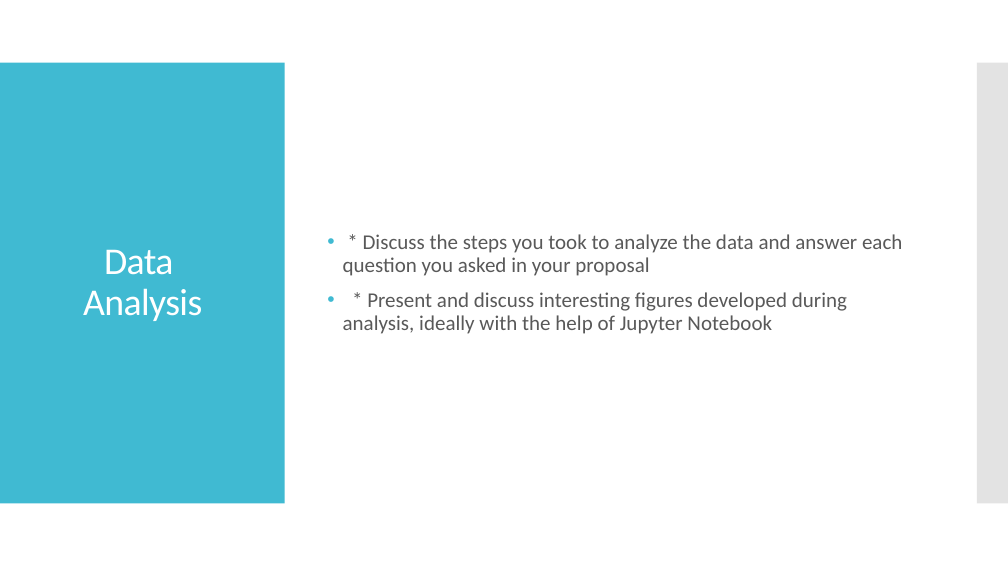
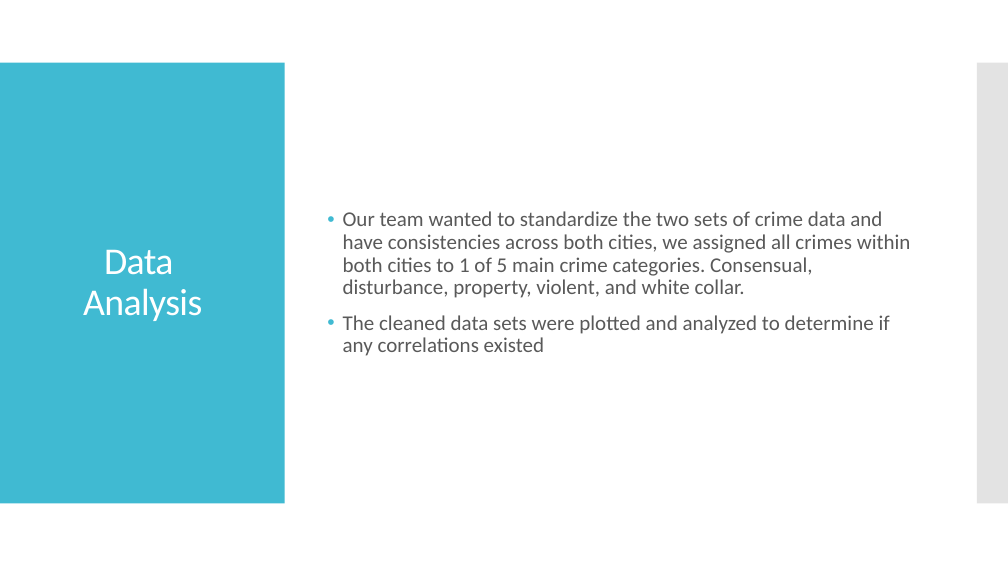
Before and after one commit to minxstm/Bootcamp_Project_1, a slide deck: slide 6 of Weather and Crime Data Analysis Presentation.pptx. Drawn at 1008x567 pixels with LibreOffice and Linux fonts; fonts in the diff are those of the drawing. Boxes give left, top, right and bottom in pixels: in the first picture for what was removed or moved away, otherwise in the second. Text is boxed around its words. In the diff, an @@ line names an element or a change of style, - is before the commit and + after.

```diff
--- a/Weather and Crime Data Analysis Presentation.pptx
+++ b/Weather and Crime Data Analysis Presentation.pptx
@@ text at (343,211,911,356): text changed @@
-• * Discuss the steps you took to analyze the data and answer each question you asked in your proposal
-• * Present and discuss interesting figures developed during analysis, ideally with the help of Jupyter Notebook
+• Our team wanted to standardize the two sets of crime data and have consistencies across both cities, we assigned all crimes within both cities to 1 of 5 main crime categories. Consensual, disturbance, property, violent, and white collar.
+• The cleaned data sets were plotted and analyzed to determine if any correlations existed
```
Also in this commit, not shown: 4 other slides changed, 4 slides added, 1 slide removed.
